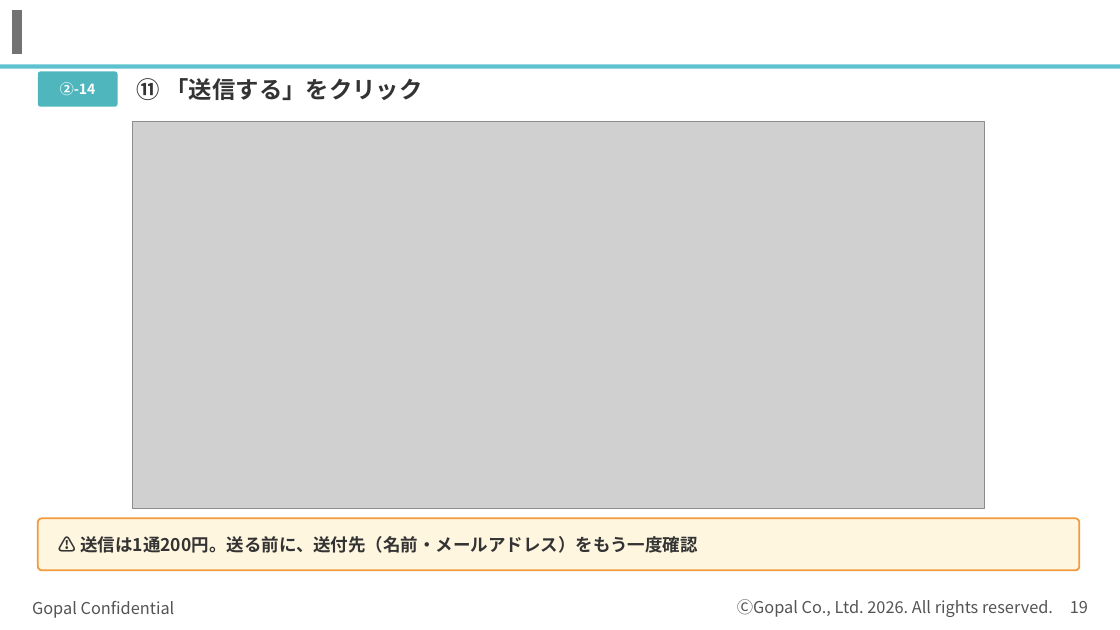
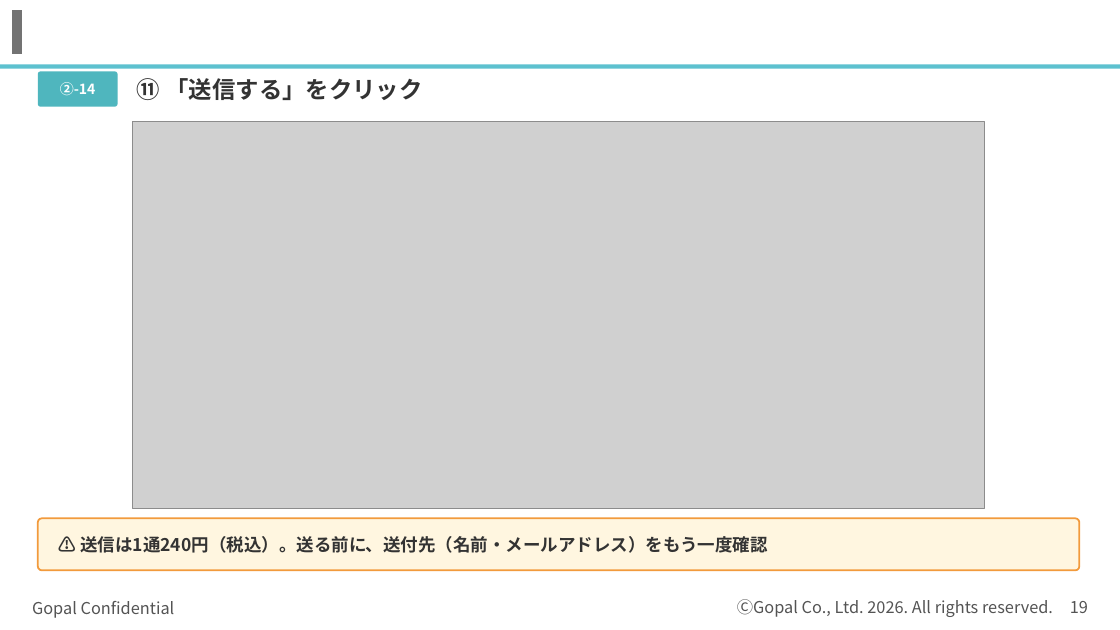
Before and after one commit to kagayugopal-eng/tamu, a slide deck: slide 19 of out/登録の流れ_書類準備まで.pptx. Drawn at 1120x630 pixels with LibreOffice and Linux fonts; fonts in the diff are those of the drawing; grey boxes stand for pictures; background and template pictures are left out. Boxes give left, top, right and bottom in pixels: in the first picture for what was removed or moved away, otherwise in the second. Text is boxed around its words. In the diff, an @@ line names an element or a change of style, - is before the commit and + after.

```diff
--- a/out/登録の流れ_書類準備まで.pptx
+++ b/out/登録の流れ_書類準備まで.pptx
@@ text at [80, 536, 768, 553]: text changed @@
-⚠ 送信は1通200円。送る前に、送付先（名前・メールアドレス）をもう一度確認
+⚠ 送信は1通240円（税込）。送る前に、送付先（名前・メールアドレス）をもう一度確認
```
Also in this commit, not shown: 4 other slides changed.
